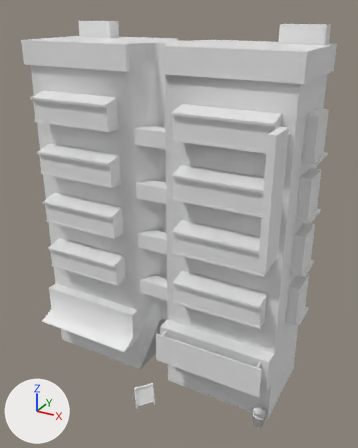
What one commit did to the FBX model Assets/Art/Model/Explore/hotel.fbx.
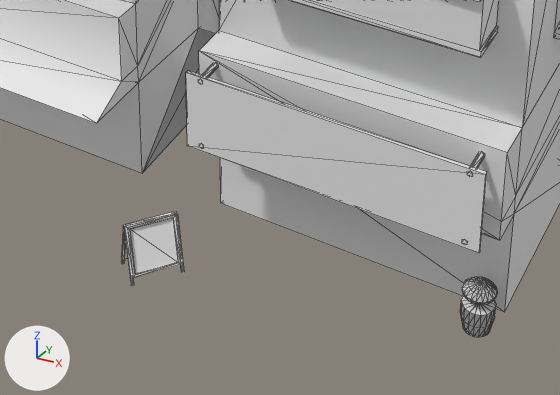
There are two pictures of each version: one whole from a 50 mm lens placed at (867.3, -33.9, 23.4), pointed at (777.8, 128.7, -57.9), one close up on the part from 25% to 80% of the width and 69% to 100% of the height. The axes (+X, +Y, +Z) are drawn at lower left. The lights are the same throughout. The close-ups show mesh edges as thin lines. Where no turn or scale is listed for an object, it has been applied to the vertices.
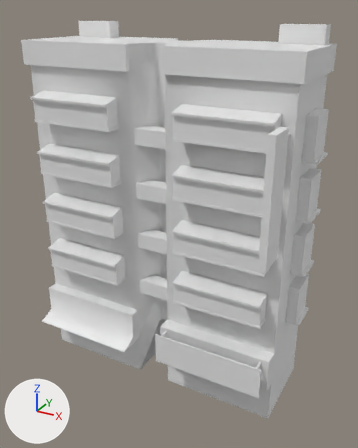
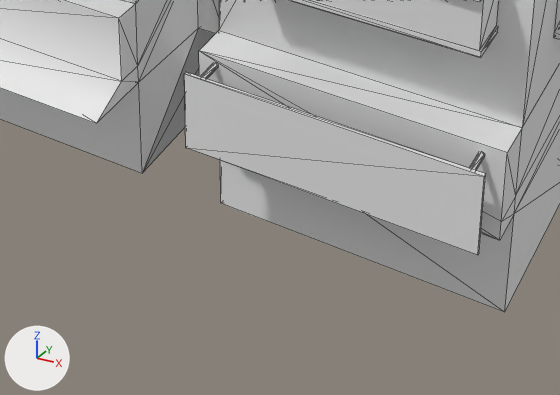
The newer file is also turned or shifted as a whole; pictures and numbers use the older file's frame.

The change, as JSON lines over the scene's bpy script:
```json
{"block": "me_mesh", "where": "me_mesh.from_pydata(...)  # 852 vertices, 1568 faces; spans x -54.4..65.5, y -31.1..26.9, z -74.1..74.1"}
{"block": "me_mesh", "where": "# used by ob_box014; location = (765.1, 127.7, -56.5)"}
{"block": "me_mesh", "where": "# verts and faces of me_mesh; kept vertices keep their numbers, new ones are numbered from 852"}
{"block": "me_mesh", "where": "# before: 532 (58.5, -19.2, -55.4) at pixel (480, 250), 533 (58.5, -19.7, -55.4) at pixel (479, 253), 534 (13.3, -19.7, -55.4) at pixel (187, 145), 535 (13.3, -19.2, -55.4), 536 (58.5, -19.2, -42.2) at pixel (486, 171)"}
{"block": "me_mesh", "where": "# before: 537 (13.3, -19.2, -42.2) at pixel (187, 70), 538 (13.3, -19.7, -42.2) at pixel (185, 72), 539 (58.5, -19.7, -42.2) at pixel (485, 174)"}
{"block": "me_mesh", "change": "me_mesh part 1: the loose piece of 200 vertices spanning x 54.8..59.7, y -16.3..-11.5, z -74.0..-66.0 is deleted"}
{"block": "me_mesh", "change": "me_mesh part 2: the loose piece of 32 vertices spanning x 8.1..15.5, y -31.1..-23.0, z -74.1..-65.0 is deleted"}
{"block": "me_mesh", "change": "me_mesh part 3: the loose piece of 32 vertices spanning x 6.1..13.6, y -29.5..-21.4, z -74.1..-65.0 is deleted"}
{"block": "me_mesh", "change": "me_mesh part 4"}
{"op": "add", "block": "me_mesh", "code": "for i in [*range(532, 540)]: verts[i] += (0.0, -0.4, 0.0)"}
```

Changed parts and their boxes [x1, y1, x2, y2] in the close-ups (560 x 395 px; the box of a moved part takes in the faces that stretch with it):
```json
{"object": "Box014", "change": "reshaped", "before": [0, 0, 560, 337], "after": [0, 0, 560, 312]}
{"part": 1, "of": "me_mesh", "change": "deleted", "before": [460, 277, 497, 337]}
{"part": 2, "of": "me_mesh", "change": "deleted", "before": [124, 213, 184, 286]}
{"part": 3, "of": "me_mesh", "change": "deleted", "before": [121, 211, 177, 264]}
{"part": 4, "of": "me_mesh", "change": "moved or reshaped", "before": [186, 70, 487, 253], "after": [184, 72, 486, 255]}
```
